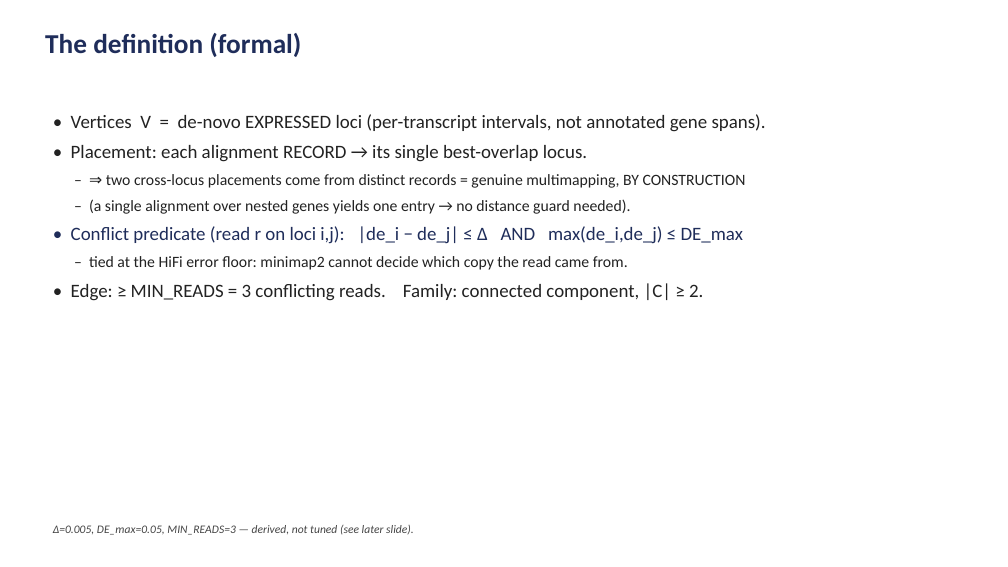
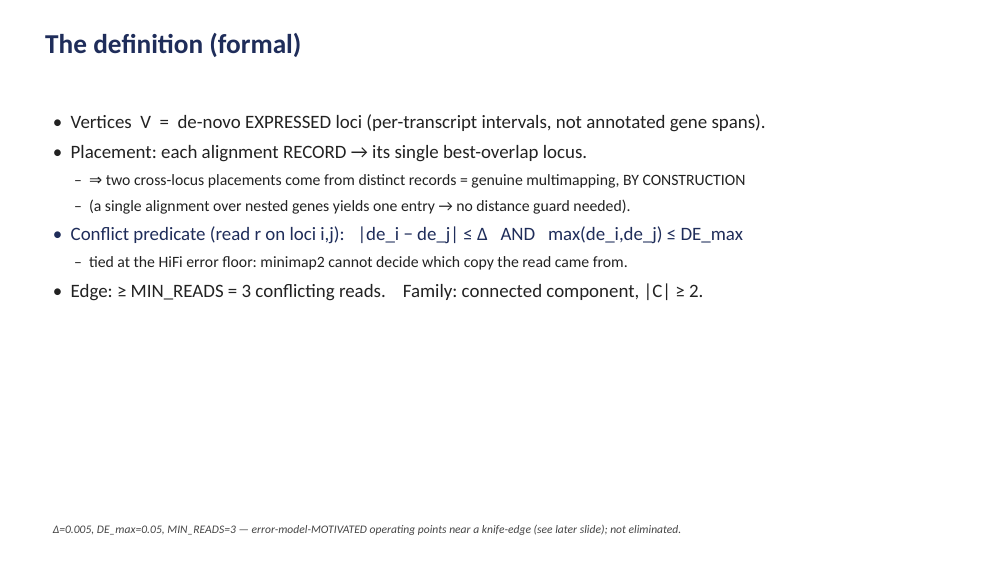
Before and after one commit to juanfraitu1/Rustle, a slide deck: slide 4 of bench/family_definition_slides.pptx. Drawn at 1008x567 pixels with LibreOffice and Linux fonts; fonts in the diff are those of the drawing. Boxes give left, top, right and bottom in pixels: in the first picture for what was removed or moved away, otherwise in the second. Text is boxed around its words. In the diff, an @@ line names an element or a change of style, - is before the commit and + after.

```diff
--- a/bench/family_definition_slides.pptx
+++ b/bench/family_definition_slides.pptx
@@ text at (53, 525, 682, 535): text changed @@
-Δ=0.005, DE_max=0.05, MIN_READS=3 — derived, not tuned (see later slide).
+Δ=0.005, DE_max=0.05, MIN_READS=3 — error-model-MOTIVATED operating points near a knife-edge (see later slide); not eliminated.
```
Also in this commit, not shown: 3 other slides changed, 1 other file.
